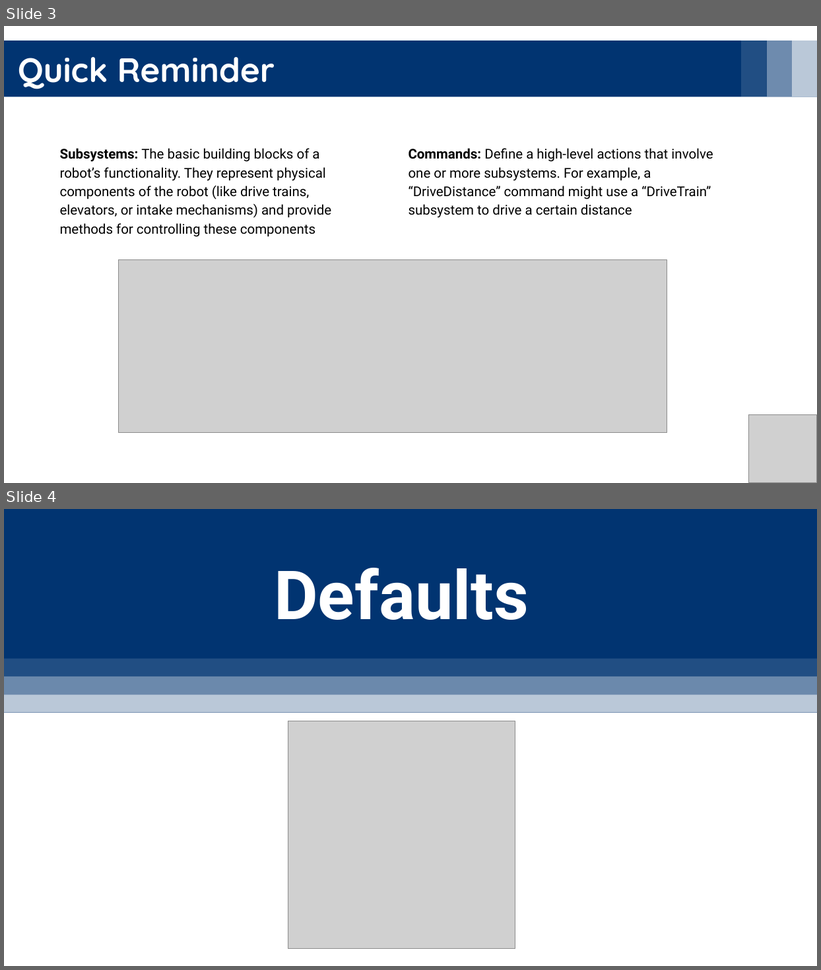
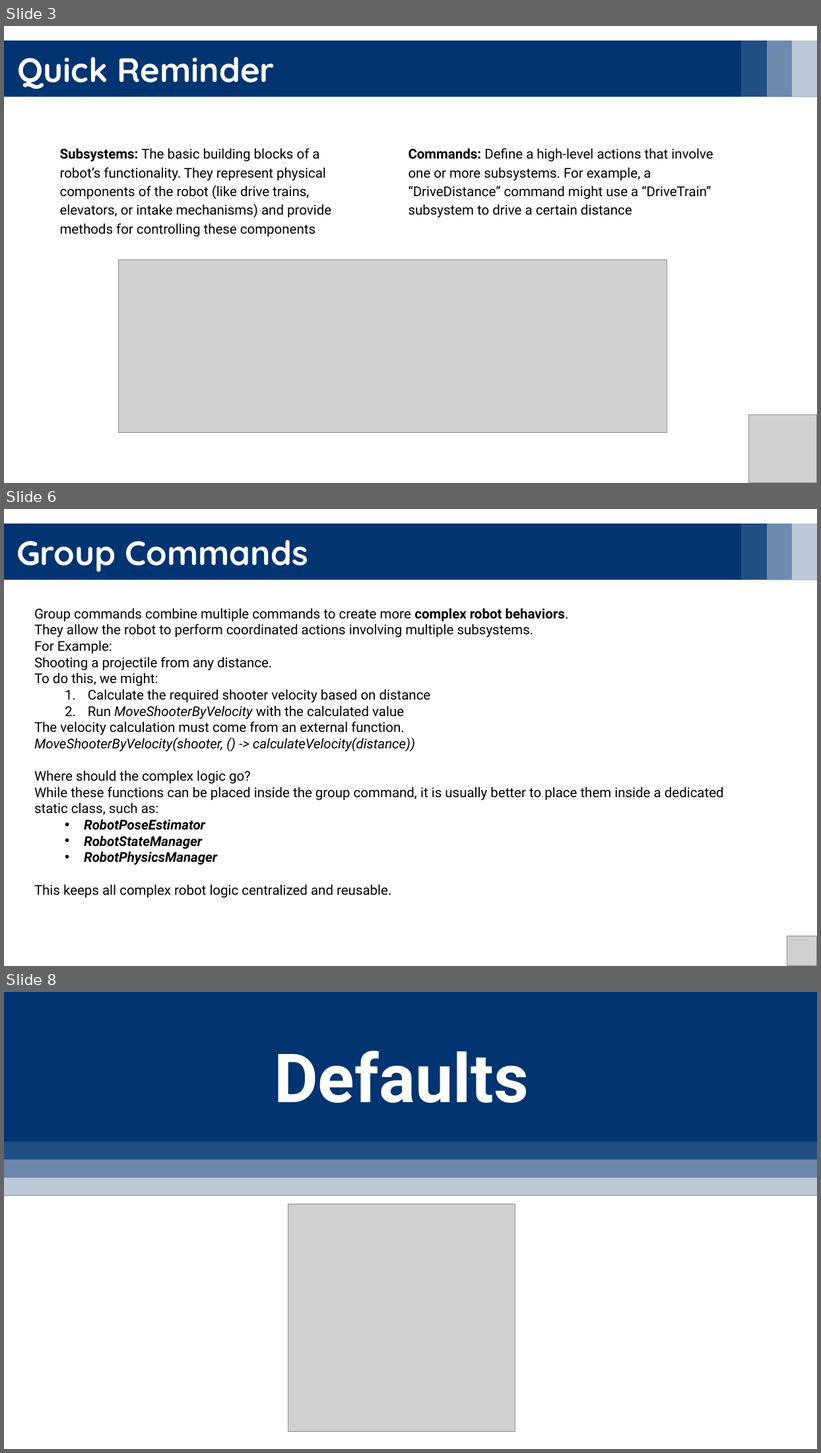
Before and after one commit to YoavRozov/FRC-Programming-Intro, a slide deck: Chapter 2 - Subsystems&Commands/CodeStructure.pptx. Shown one above the other, each under a label of ours: slides 3 and 4 before the commit, slides 3, 6 and 8 after it; the slides between them are not shown. The pictures are 821x970 and 821x1453 pixels, drawn with LibreOffice and Linux fonts; fonts in the diff are those of the drawing; grey boxes stand for pictures. Boxes give left, top, right and bottom in pixels: in the first picture for what was removed or moved away, otherwise in the second. Text is boxed around its words. In the diff, an @@ line names an element or a change of style, - is before the commit and + after.

```diff
--- a/Chapter 2 - Subsystems&Commands/CodeStructure.pptx
+++ b/Chapter 2 - Subsystems&Commands/CodeStructure.pptx
@@ slide 6 added at (4, 509, 817, 966), background #FFFFFF @@
@@ group added at (4, 524, 817, 580): 4 rectangles @@
@@ text added at (17, 540, 308, 572), 40 pt, text #FFFFFF, bold @@
+Group Commands
@@ text added at (34, 608, 724, 898), 16 pt, text #000000 @@
+Group commands combine multiple commands to create more complex robot behaviors.
+They allow the robot to perform coordinated actions involving multiple subsystems.
+For Example:
+Shooting a projectile from any distance.
+To do this, we might:
+  1. Calculate the required shooter velocity based on distance
+  2. Run MoveShooterByVelocity with the calculated value
+The velocity calculation must come from an external function.
+MoveShooterByVelocity(shooter, () -> calculateVelocity(distance))
+Where should the complex logic go?
+While these functions can be placed inside the group command, it is usually better to place them inside a dedicated static class, such as:
+  • RobotPoseEstimator
+  • RobotStateManager
+  • RobotPhysicsManager
+This keeps all complex robot logic centralized and reusable.
@@ picture added at (788, 937, 817, 966) @@
@@ what was slide 4 is now slide 8 @@
```
Also in this commit, not shown: 3 other slides added.
